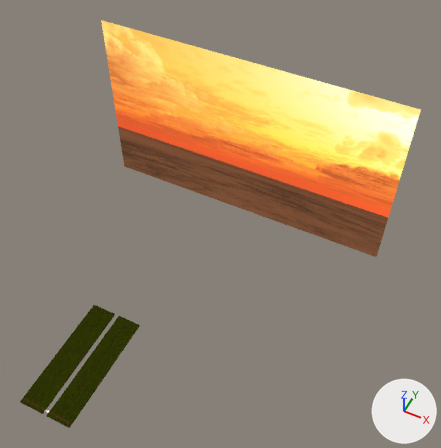
Renders of the Blender file village/village-cut2.blend from each side of a commit.
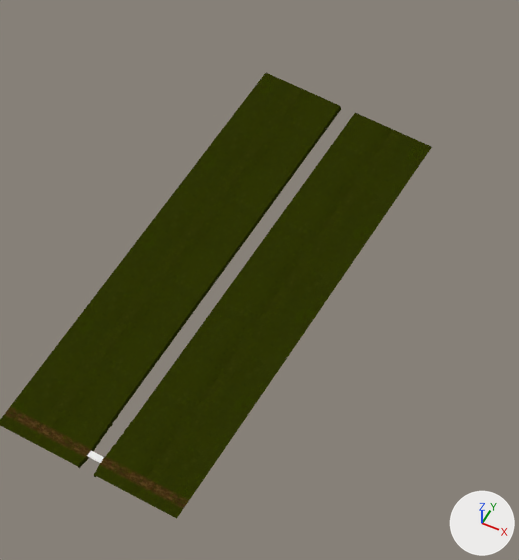
Each version appears first whole from a 50 mm camera at (293.0, -173.0, 619.0) aimed at (66.0, 281.0, 51.0), and next in a close-up on the part from 5% to 37% of the width and 64% to 98% of the height. Arrows for +X, +Y and +Z are at lower right; the lights stay in place.

In view in the first close-up: 'ground-far'.
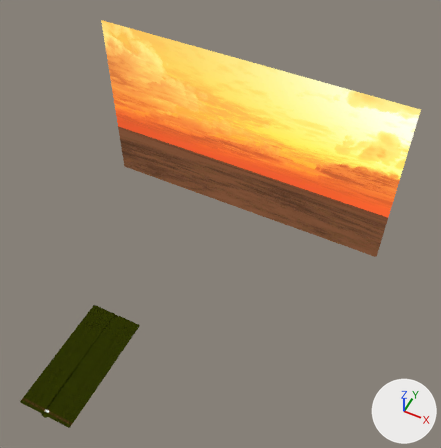
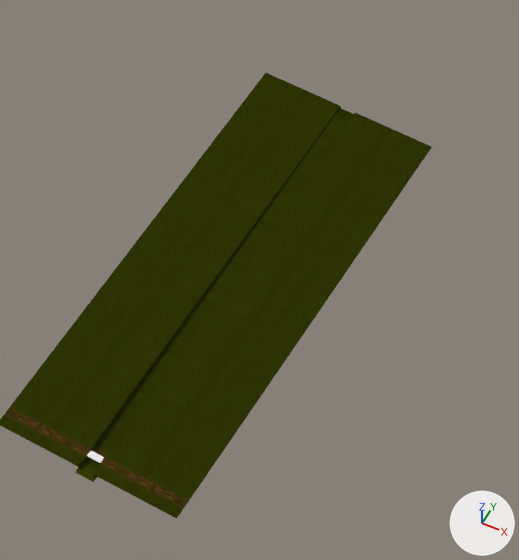
The change in detail:
Mesh me_plane_005 is new.
It has 4 vertices, 1 face and spans x -1.0..1.0, y -1.5..32.6, z -0.4..0.0.
It uses material mat_ground2.
Object 'water-bottom' (ob_water_bottom) is new; it shows me_plane_005.
Its location is (0.0, 0.0, -0.4).
Its scale is (3.35, 4.15, 4.15).

Location of each change, [x1, y1, x2, y2] in pixels of the close-ups (519 x 560 px):
'water-bottom', added: after [75, 108, 354, 482]
